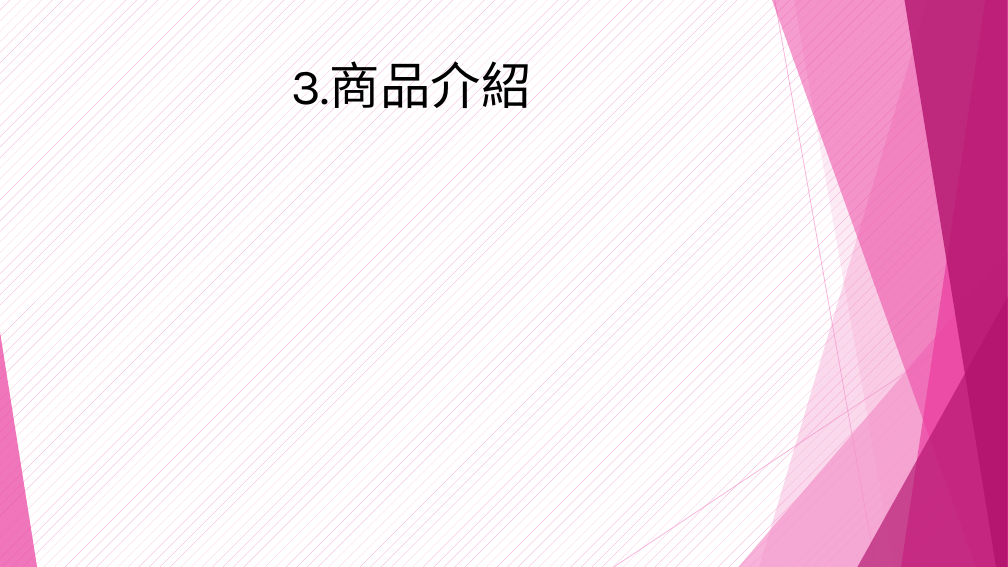
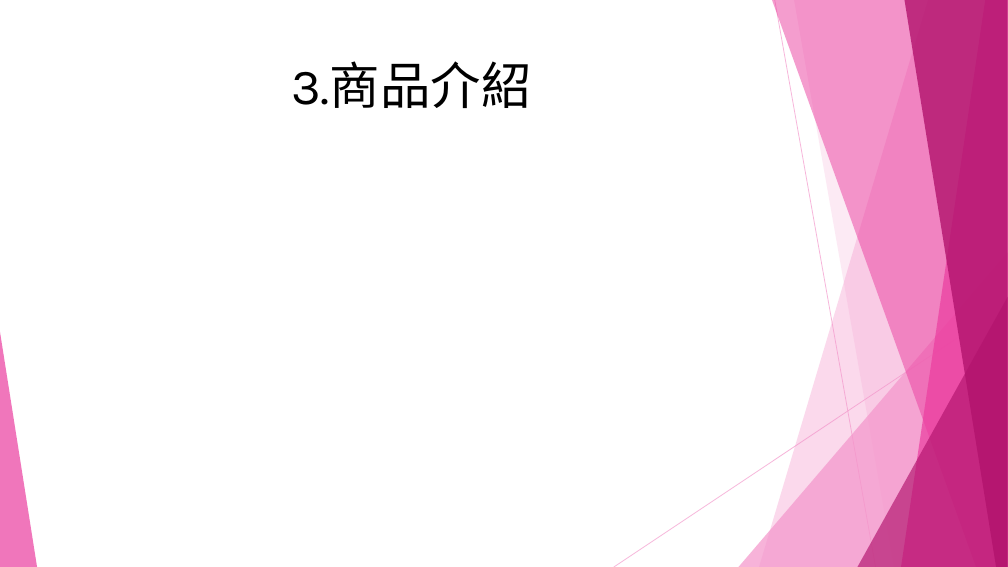
Before and after one commit to shoppingpd/shopping_fontend, a slide deck: slide 5 of SoppingBuy專案1.pptx. Drawn at 1008x567 pixels with LibreOffice and Linux fonts; fonts in the diff are those of the drawing. Boxes give left, top, right and bottom in pixels: in the first picture for what was removed or moved away, otherwise in the second. Text is boxed around its words. In the diff, an @@ line names an element or a change of style, - is before the commit and + after.

```diff
--- a/SoppingBuy專案1.pptx
+++ b/SoppingBuy專案1.pptx
@@ background pattern #F496CB on #FFFFFF to pattern #FFFFFF on #FFFFFF @@
```
Also in this commit, not shown: 8 other slides changed.
